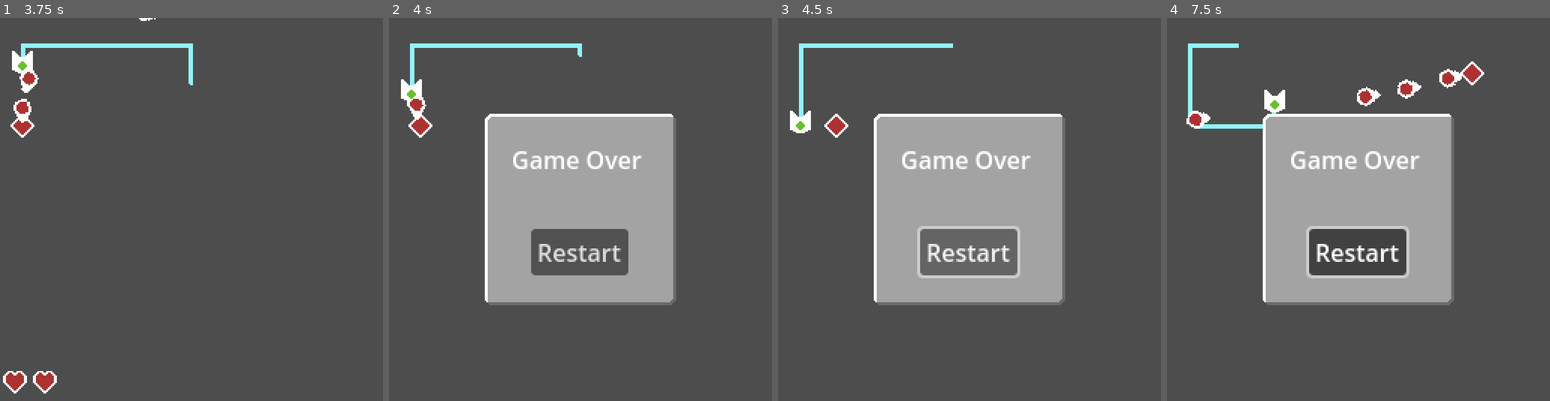
Above: before the commit, frames 1-4 (left to right).
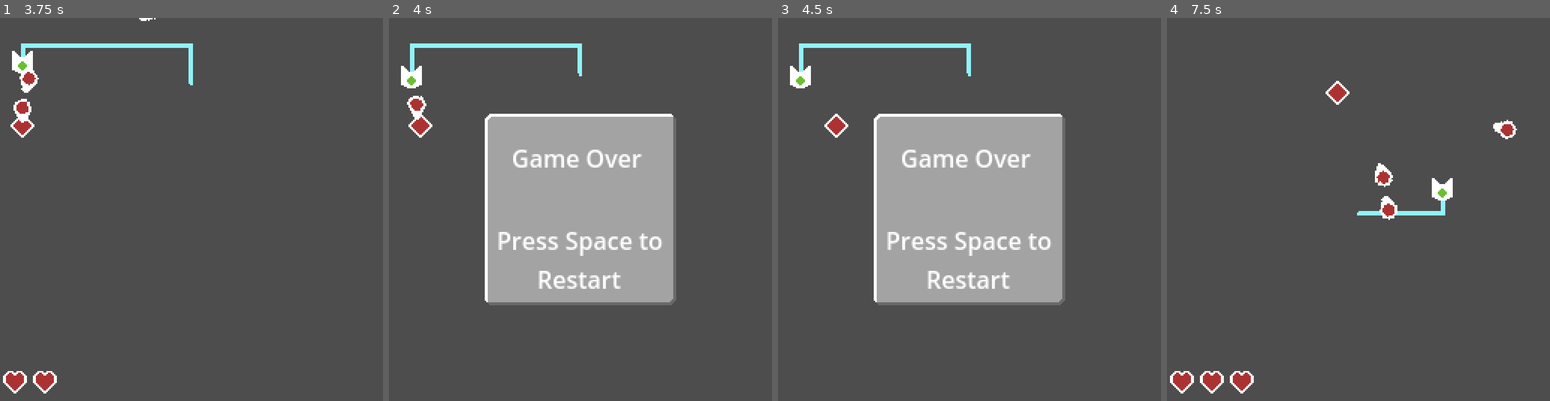
Above: after the commit, the same moments.

Repository: kennethbchen/Bullet-Wrangler-Game
Game: Godot game, scene res://Game.tscn
The game is run twice, just before and just after one commit, with the same random seed, the same clock (stepped at 60 frames per second) and the same inputs.
Inputs (mouse positions are in pixels of both pictures, inside the frame that each line leads up to):
- Up to frame 1 (3.75 s): hold Space (Attack) 0.53-1.28 s; hold W (Up) 0.53-2.03 s; tap Space (Attack) at 1.35, 2.85 s; hold Space (Attack) 2.03-2.78 s; hold A (Left) 2.03-3.53 s; hold S (Down) from 3.53 s (still down); hold Space (Attack) from 3.53 s (still down)
- Up to frame 2 (4 s): keep holding S (Down); keep holding Space (Attack)
- Up to frame 3 (4.5 s): release S (Down) at 4.25 s; release Space (Attack) at 4.25 s; click (969, 251) at 4.25 s, where only the run before the commit has a clickable "Restart"
- Up to frame 4 (7.5 s): click (1358, 251) at 5 s, where only the run before the commit has a clickable "Restart"; click (1358, 251) at 5.75 s, where only the run before the commit has a clickable "Restart"; tap Space (Attack) at 6.5, 6.6 s; hold D (Right) 6.53-7.28 s; hold W (Up) from 7.28 s (still down); hold Space (Attack) from 7.28 s (still down)

Frame 1 is identical in both runs. In frame 2, 4.6% of the frame differs, in the area x 3-72%, y 9-71%; in frame 3, 5.3%; in frame 4, 25%, in the area x 0-92%, y 6-99%.

Commit message:
Implemented player death and restart on death

Diff:
--- a/Game.tscn
+++ b/Game.tscn
@@ -1,7 +1,7 @@
-[gd_scene load_steps=27 format=3 uid="uid://jwmpmr20n40m"]
-
+[gd_scene load_steps=27 format=3 uid="uid://cfr724yc67i72"]
+
+[ext_resource type="Script" path="res://Scripts/Game.gd" id="1_hhm8g"]
 [ext_resource type="Script" path="res://Scripts/Player.gd" id="1_wwex1"]
-[ext_resource type="Script" path="res://Game.gd" id="1_xpttx"]
 [ext_resource type="PackedScene" uid="uid://ddc8j5fsi2rdc" path="res://HealthSystem.tscn" id="2_1fmnw"]
 [ext_resource type="Script" path="res://Scripts/AttackSystem.gd" id="2_2nppm"]
 [ext_resource type="Theme" uid="uid://b38ci0gydvl3p" path="res://Theme.tres" id="2_de36d"]
@@ -56,11 +56,10 @@
 step_cycles = 1
 
 [node name="Game" type="Node2D" node_paths=PackedStringArray("game_over_ui")]
-script = ExtResource("1_xpttx")
+script = ExtResource("1_hhm8g")
 game_over_ui = NodePath("GameOverUI")
 
 [node name="GameOverUI" type="CanvasLayer" parent="."]
-visible = false
 
 [node name="Panel" type="Panel" parent="GameOverUI"]
 anchors_preset = 8
@@ -98,17 +97,12 @@
 text = "Game Over "
 horizontal_alignment = 1
 
-[node name="Button" type="Button" parent="GameOverUI/Panel/VBoxContainer"]
-layout_mode = 2
-size_flags_horizontal = 4
-size_flags_vertical = 3
-size_flags_stretch_ratio = 0.5
-text = "Restart"
-
-[node name="Spacer2" type="Control" parent="GameOverUI/Panel/VBoxContainer"]
+[node name="GameOverText2" type="Label" parent="GameOverUI/Panel/VBoxContainer"]
 layout_mode = 2
 size_flags_vertical = 3
-size_flags_stretch_ratio = 0.23
+text = "Press Space to Restart"
+horizontal_alignment = 1
+autowrap_mode = 3
 
 [node name="UI" type="CanvasLayer" parent="."]
 
@@ -171,6 +165,8 @@
 
 [node name="4" type="Marker2D" parent="EnemyPatrolPoints"]
 position = Vector2(128, 80)
+
+[node name="AttackParent" type="Node" parent="."]
 
 [node name="Player" type="CharacterBody2D" parent="."]
 position = Vector2(128, 128)
--- a/Game.gd
+++ b/Scripts/Game.gd
@@ -2,15 +2,21 @@
 
 @export var game_over_ui: CanvasLayer
 
+var game_over: bool = false
+
 # Called when the node enters the scene tree for the first time.
 func _ready():
+	game_over_ui.hide()
+
 	pass # Replace with function body.
 
 
 # Called every frame. 'delta' is the elapsed time since the previous frame.
 func _process(delta):
-	pass
+
+	if game_over and Input.is_action_just_pressed("Attack"):
+		get_tree().reload_current_scene()
 
 func _on_player_died():
-	print("death")
 	game_over_ui.show()
+	game_over = true
--- a/Scripts/Player.gd
+++ b/Scripts/Player.gd
@@ -1,4 +1,6 @@
 extends CharacterBody2D
+
+class_name Player
 
 @export var speed: float = 75
 
@@ -7,7 +9,11 @@
 
 var input_dir : Vector2
 
+var alive: bool = true
+
 signal player_died()
+
+
 
 # Called when the node enters the scene tree for the first time.
 func _ready():
@@ -15,8 +21,11 @@
 	pass # Replace with function body.
 
 
+
 # Called every frame. 'delta' is the elapsed time since the previous frame.
 func _process(delta):
+
+	if not alive: return
 
 	input_dir = Vector2.ZERO
 
@@ -45,7 +54,8 @@
 
 func _on_health_zeroed():
 	player_died.emit()
-	print("ded")
+	alive = false
+	input_dir = Vector2.ZERO
 
 func _on_hurtbox_area_entered(area: Area2D):
 
--- a/Scripts/ProjectileGenerator.gd
+++ b/Scripts/ProjectileGenerator.gd
@@ -5,6 +5,9 @@
 @export var steps: Array[ProjectileGeneratorStep]
 
 @onready var projectile_owner: Node2D
+
+# I'm lazy
+@onready var projectile_parent: Node = $"/root/Game/AttackParent"
 
 var running : bool = false
 
@@ -44,8 +47,9 @@
 					spawn_pos_parent.rotation_degrees = rotation_inherit_source.rotation_degrees
 
 				for spawn_point in spawn_pos_parent.get_children():
+
 					var new_projectile = step.projectile_scene.instantiate()
-					get_tree().root.add_child(new_projectile)
+					projectile_parent.add_child(new_projectile)
 					new_projectile.global_position = spawn_point.global_position
 					new_projectile.rotation = spawn_point.global_rotation
 					new_projectile.init(projectile_owner)
